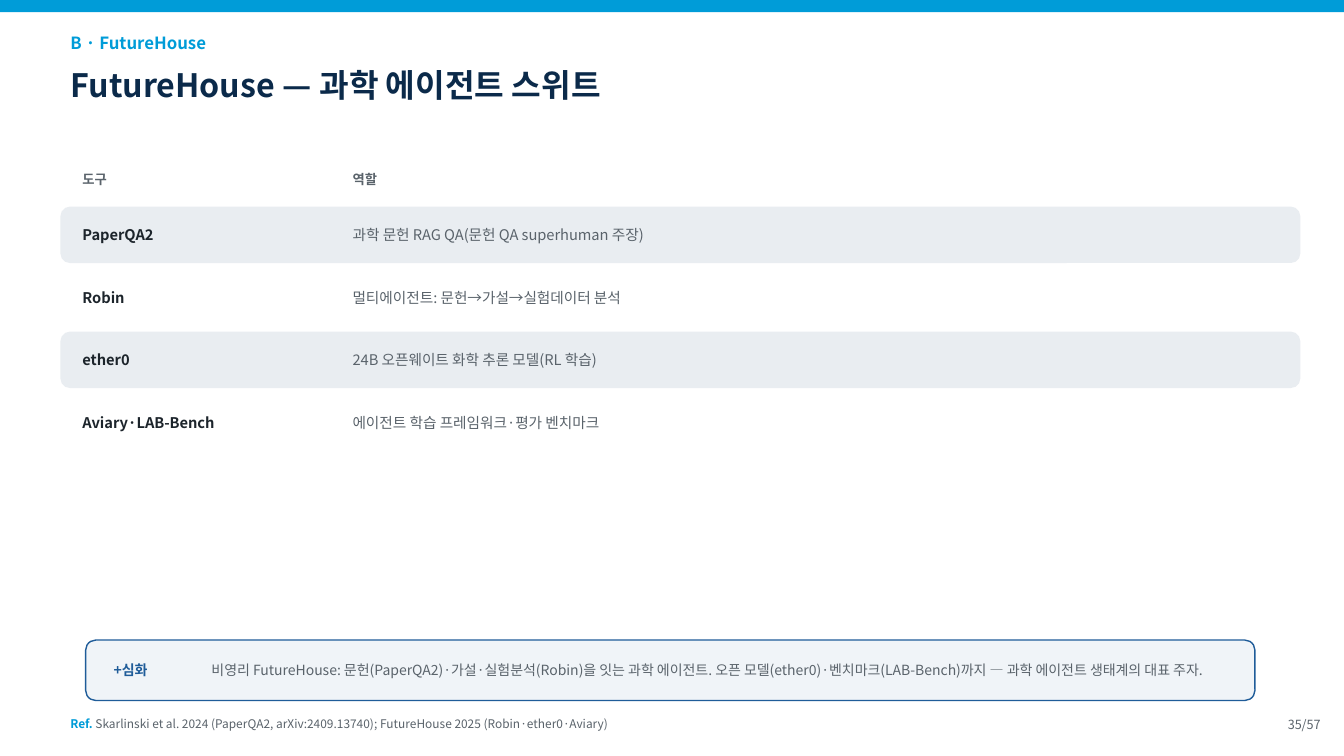
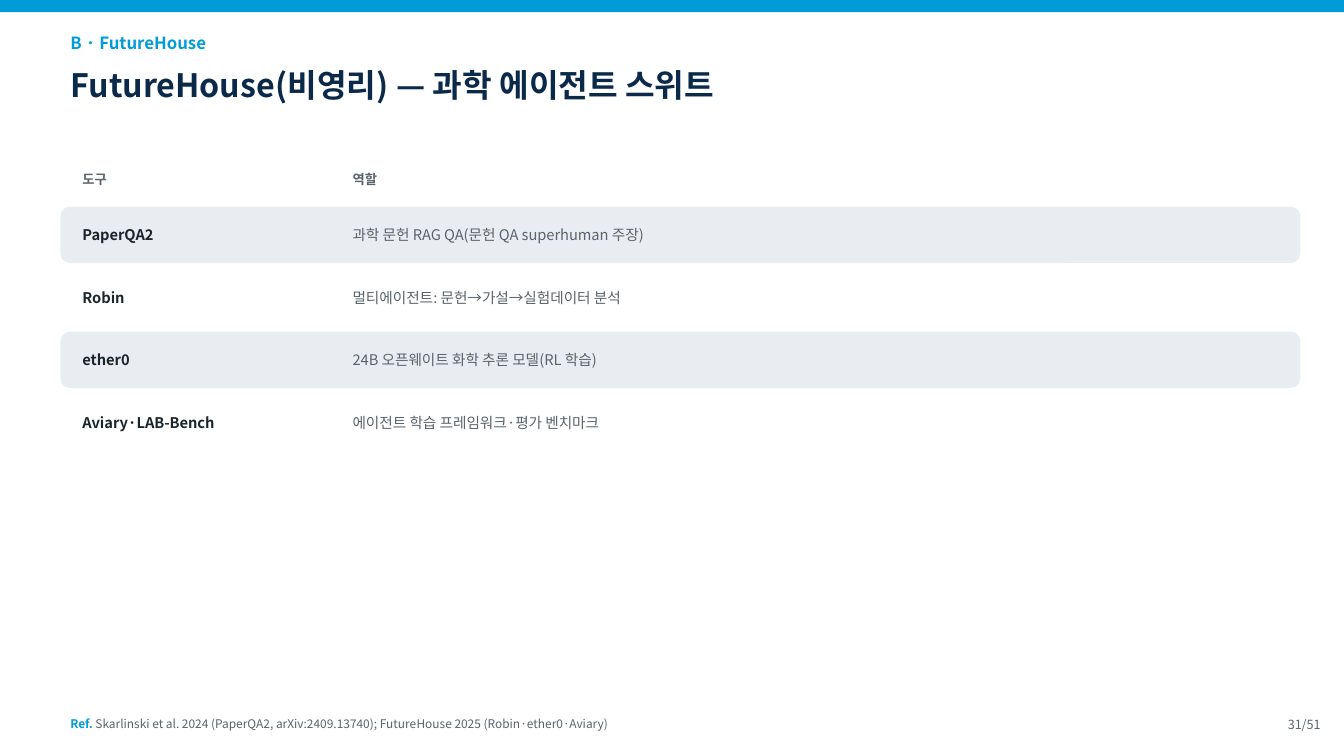
Before and after one commit to fourmodern/2025_aidrugdiscovery, a slide deck: slide 31 of 20260905/slides/0912_3교시.pptx (slide 35 before the commit). Drawn at 1344x756 pixels with LibreOffice and Linux fonts; fonts in the diff are those of the drawing. Boxes give left, top, right and bottom in pixels: in the first picture for what was removed or moved away, otherwise in the second. Text is boxed around its words. In the diff, an @@ line names an element or a change of style, - is before the commit and + after.

```diff
--- a/20260905/slides/0912_3교시.pptx
+++ b/20260905/slides/0912_3교시.pptx
@@ text at [70, 70, 714, 104]: text changed @@
-FutureHouse — 과학 에이전트 스위트
+FutureHouse(비영리) — 과학 에이전트 스위트
@@ rounded rectangle removed at [86, 640, 1255, 701] @@
@@ text removed at [114, 663, 148, 677] @@
-+심화
@@ text removed at [211, 663, 1203, 678] @@
-비영리 FutureHouse: 문헌(PaperQA2)·가설·실험분석(Robin)을 잇는 과학 에이전트. 오픈 모델(ether0)·벤치마크(LAB-Bench)까지 — 과학 에이전트 생태계의 대표 주자.
@@ text at [1288, 719, 1321, 731]: text changed @@
-35/57
+31/51
```
Also in this commit, not shown: 46 other slides changed, 6 slides removed, 15 other files.
